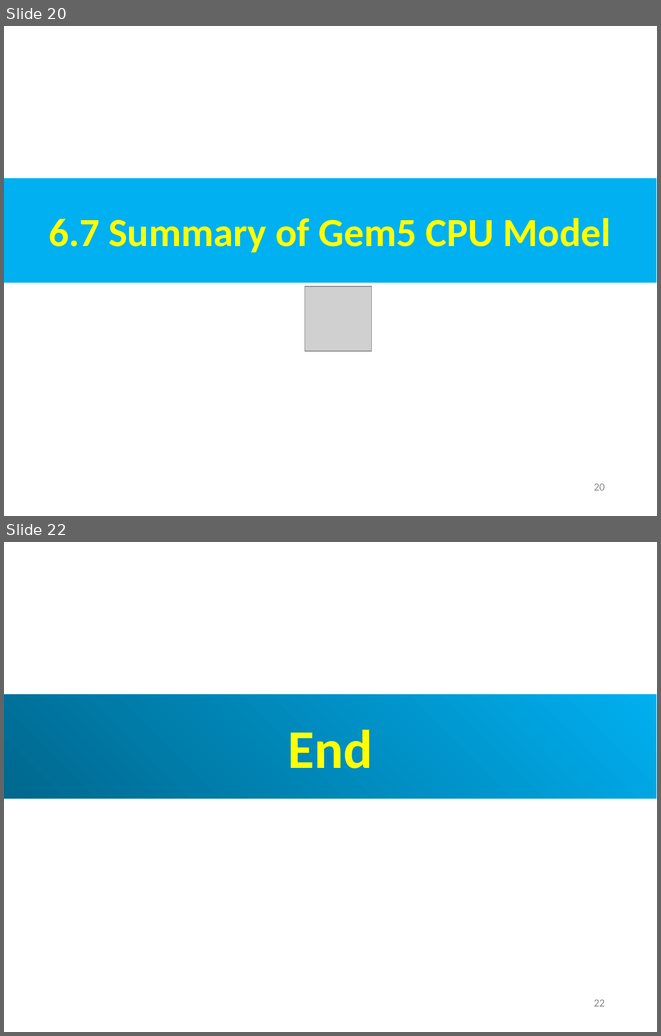
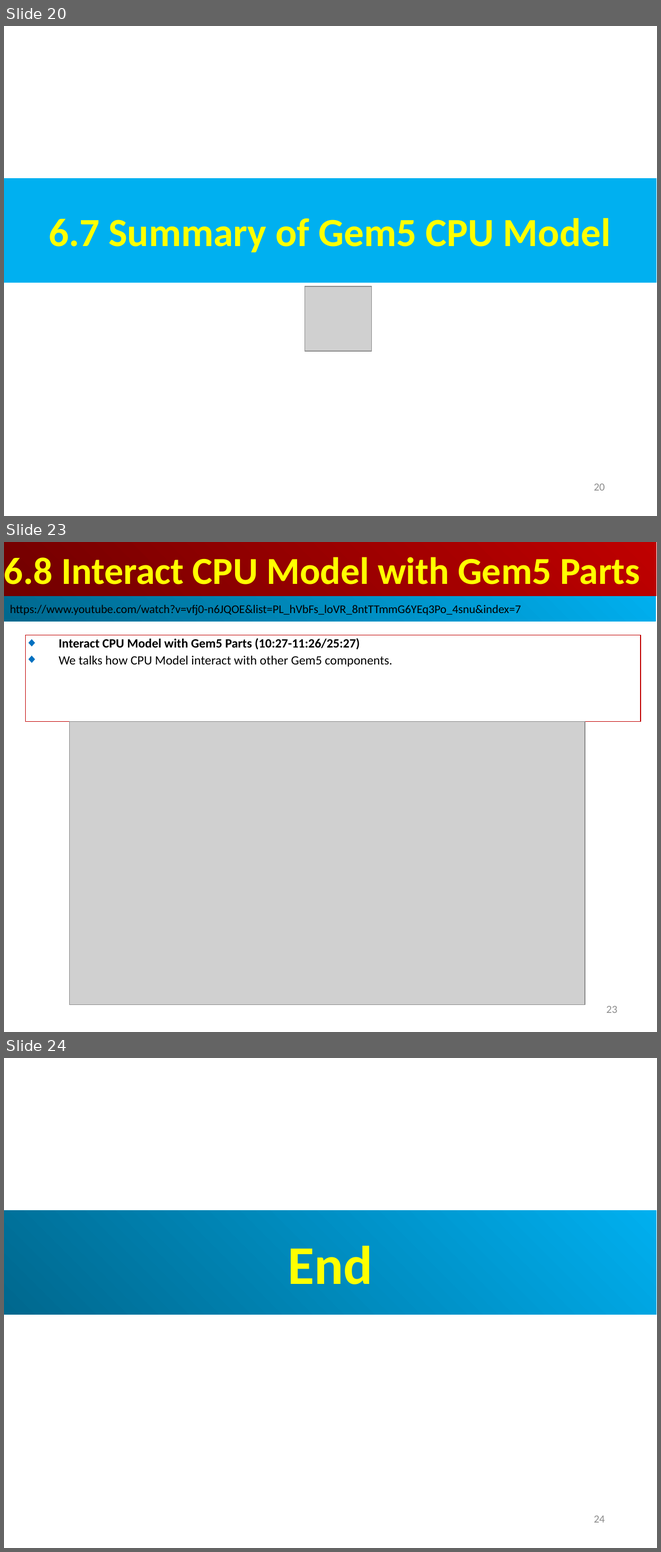
Before and after one commit to peterhchen/AIU_CS850_Gem5_McPAT, a slide deck: 050_Gem5/007.CPUModel/000_Video/007.CPUModel.ppt. Shown one above the other, each under a label of ours: slides 20 and 22 before the commit, slides 20, 23 and 24 after it; the slides between them are not shown. The pictures are 661x1036 and 661x1552 pixels, drawn with LibreOffice and Linux fonts; fonts in the diff are those of the drawing; grey boxes stand for pictures. Boxes give left, top, right and bottom in pixels: in the first picture for what was removed or moved away, otherwise in the second. Text is boxed around its words. In the diff, an @@ line names an element or a change of style, - is before the commit and + after.

```diff
--- a/050_Gem5/007.CPUModel/000_Video/007.CPUModel.ppt
+++ b/050_Gem5/007.CPUModel/000_Video/007.CPUModel.ppt
@@ slide 23 added at <box>4,542,657,1032</box>, background #FFFFFF @@
@@ rectangle added at <box>4,542,656,596</box>, fill gradient #BF0000 to #710000, 42 pt, text #FFFF00, bold @@
+6.8 Interact CPU Model with Gem5 Parts
@@ rectangle added at <box>4,596,656,622</box>, fill gradient #00AFEF to #00688E, 13 pt, text #000000 @@
+https://www.youtube.com/watch?v=vfj0-n6JQOE&list=PL_hVbFs_loVR_8ntTTmmG6YEq3Po_4snu&index=7
@@ rectangle added at <box>26,635,641,722</box>, outline #C00000 0.74 pt, 14 pt, text #000000 @@
+◆ Interact CPU Model with Gem5 Parts (10:27-11:26/25:27)
+◆ We talks how CPU Model interact with other Gem5 components.
@@ picture added at <box>69,722,585,1004</box> @@
@@ page number added at <box>606,1006,617,1013</box>, 12 pt, text #8B8B8B @@
+23
@@ what was slide 22 is now slide 24 @@
@@ page number at <box>594,1515,605,1522</box>: text changed @@
-22
+24
```
Also in this commit, not shown: 1 slide changed, 1 other slide added.
